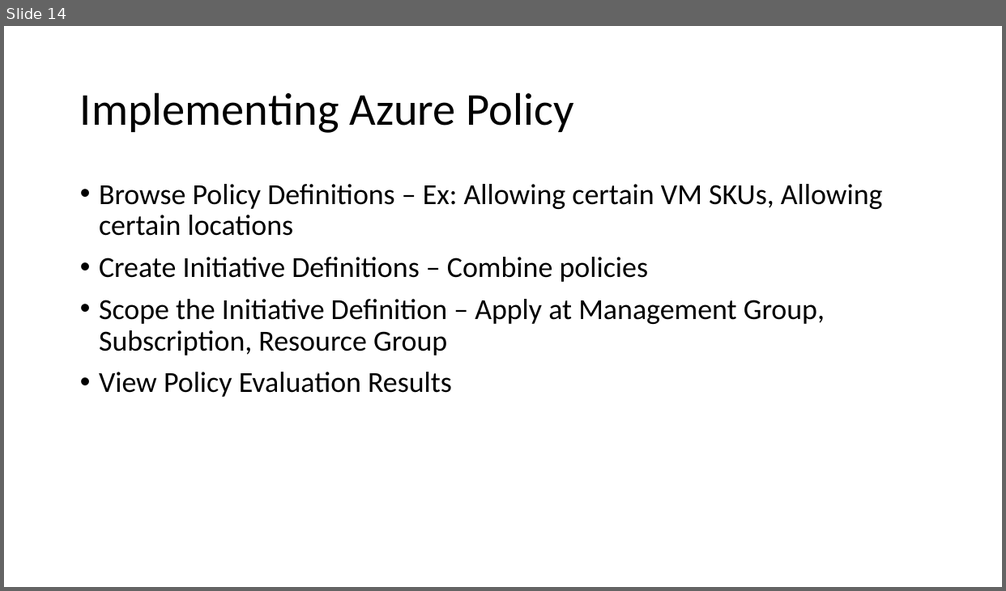
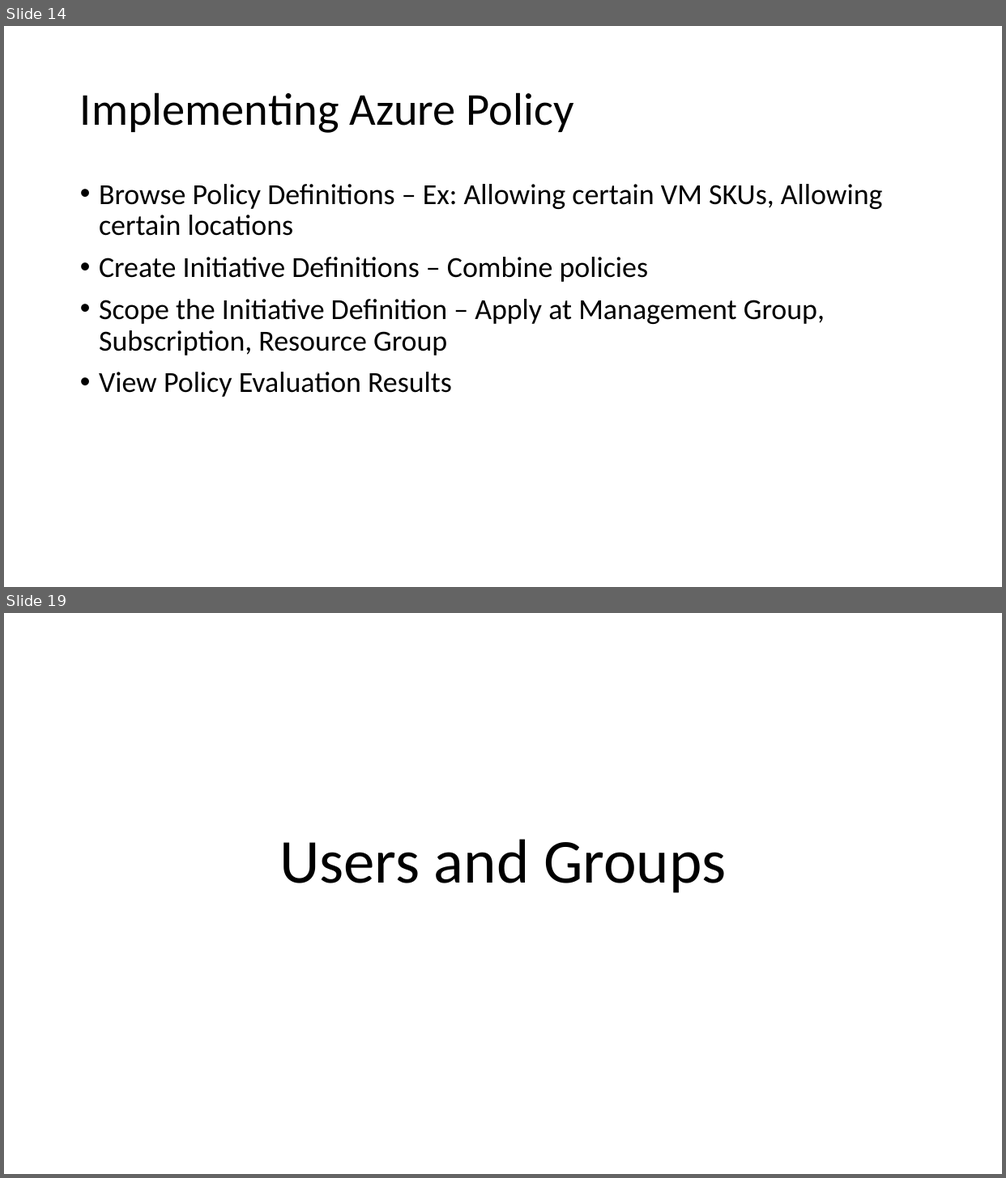
Before and after one commit to aswini-roy/Az104-D, a slide deck: Governance and Compliance.pptx. Shown one above the other, each under a label of ours: slide 14 before the commit, slides 14 and 19 after it; the slides between them are not shown. The pictures are 1006x591 and 1006x1178 pixels, drawn with LibreOffice and Linux fonts; fonts in the diff are those of the drawing. Boxes give left, top, right and bottom in pixels: in the first picture for what was removed or moved away, otherwise in the second. Text is boxed around its words. In the diff, an @@ line names an element or a change of style, - is before the commit and + after.

```diff
--- a/Governance and Compliance.pptx
+++ b/Governance and Compliance.pptx
@@ slide 19 added at bbox=[4, 613, 1002, 1174], background #FFFFFF @@
@@ title added at bbox=[279, 839, 726, 893], 60 pt, text #000000 @@
+Users and Groups
```
Also in this commit, not shown: 7 other slides added.
